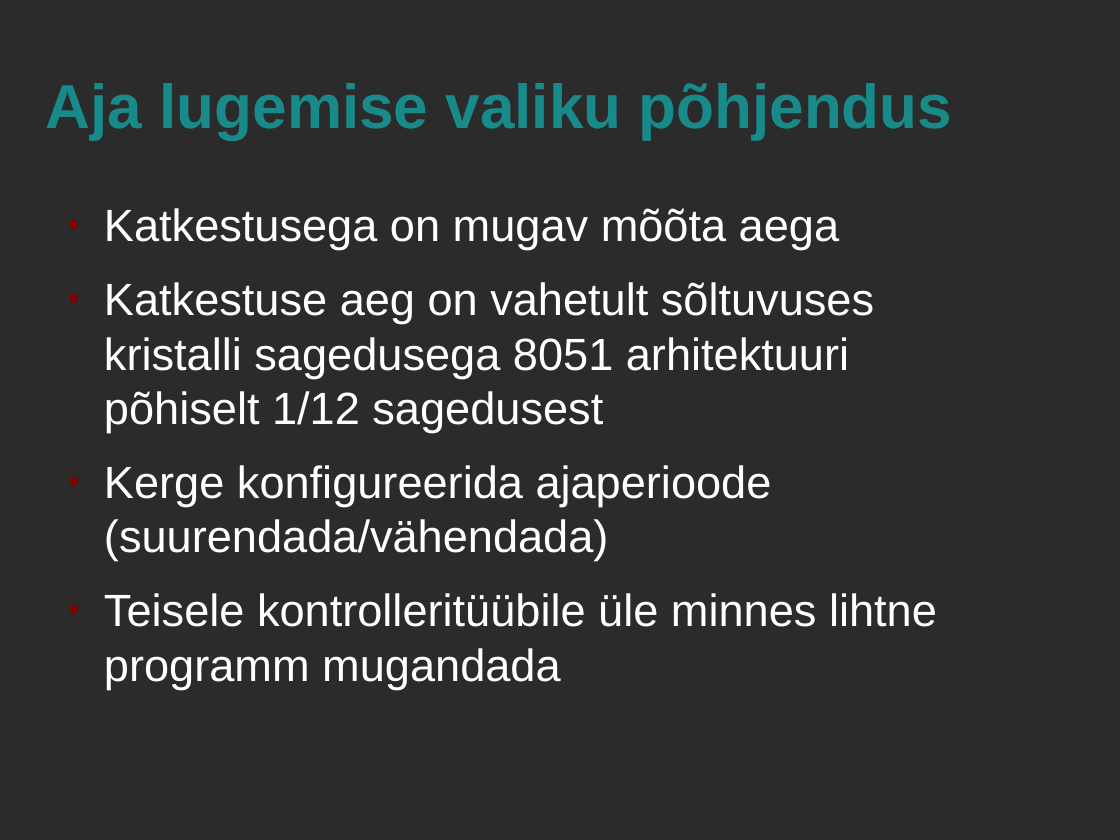
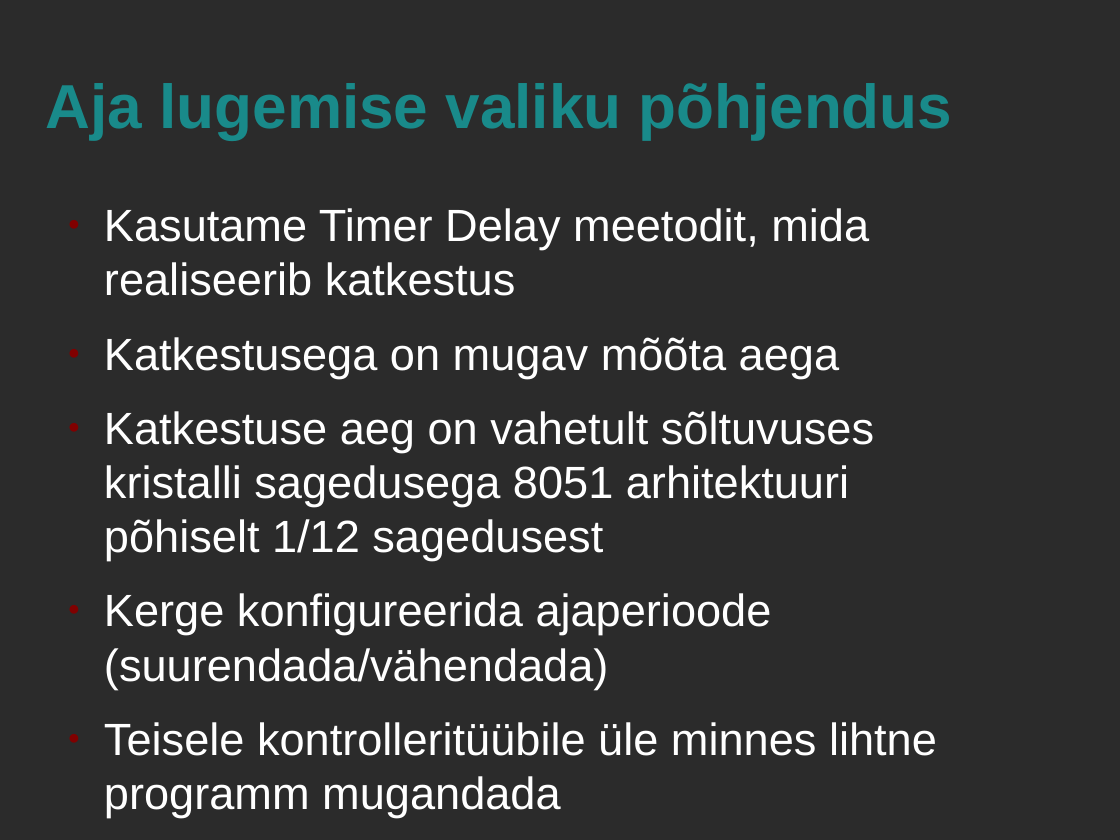
Before and after one commit to andresmets/riistvara, a slide deck: slide 8 of valgusfoor/presentatsioon.odp (slide 9 before the commit). Drawn at 1120x840 pixels with LibreOffice and Linux fonts; fonts in the diff are those of the drawing; background and template pictures are left out; a plain dark background stands for a picture behind light text. Boxes give left, top, right and bottom in pixels: in the first picture for what was removed or moved away, otherwise in the second. Text is boxed around its words. In the diff, an @@ line names an element or a change of style, - is before the commit and + after.

```diff
--- a/valgusfoor/presentatsioon.odp
+++ b/valgusfoor/presentatsioon.odp
@@ text at box(104, 208, 869, 296): paragraph added @@
+● Kasutame Timer Delay meetodit, mida realiseerib katkestus
```
Also in this commit, not shown: 1 other slide changed, 1 slide added, 1 slide removed, 1 other file.
